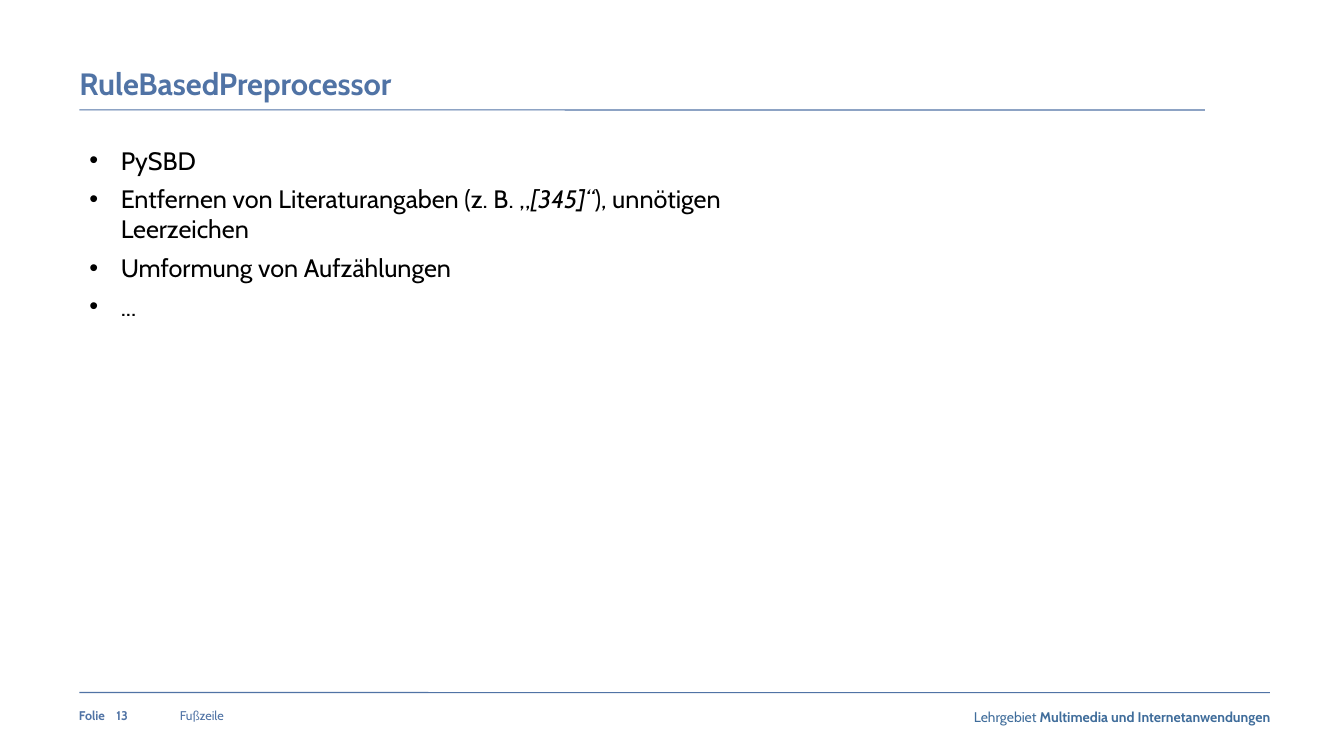
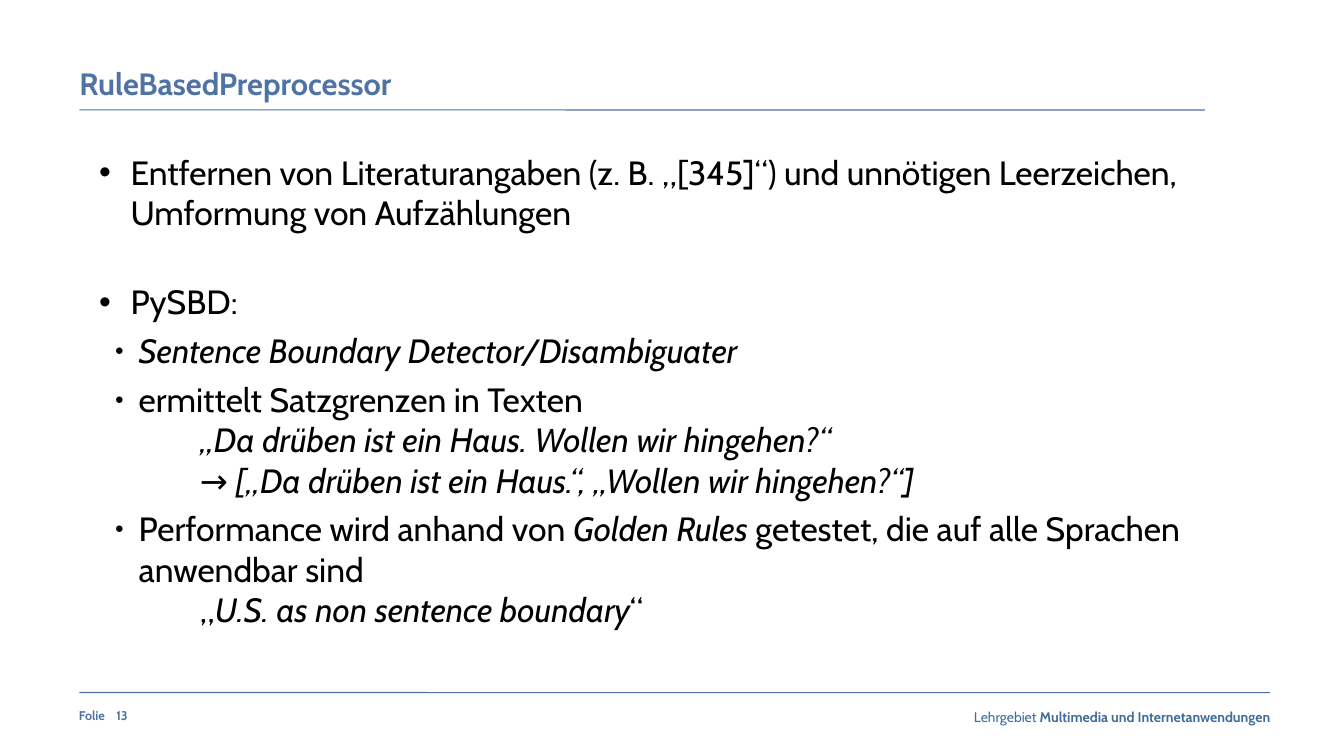
Before and after one commit to claraja/NLP_63458_WS22, a slide deck: slide 13 of Praesentation/Praesentation_Fachpraktikum_MedExtractor_Gruppe5.pptx. Drawn at 1344x756 pixels with LibreOffice and Linux fonts; fonts in the diff are those of the drawing; background and template pictures are left out. Boxes give left, top, right and bottom in pixels: in the first picture for what was removed or moved away, otherwise in the second. Text is boxed around its words. In the diff, an @@ line names an element or a change of style, - is before the commit and + after.

```diff
--- a/Praesentation/Praesentation_Fachpraktikum_MedExtractor_Gruppe5.pptx
+++ b/Praesentation/Praesentation_Fachpraktikum_MedExtractor_Gruppe5.pptx
@@ text removed at [121,152,720,283] @@
-• PySBD
-• Entfernen von Literaturangaben (z. B. „[345]“), unnötigen Leerzeichen
-• Umformung von Aufzählungen
-• ...
@@ text added at [131,159,1180,630], 24 pt, text #000000 @@
+• Entfernen von Literaturangaben (z. B. „[345]“) und unnötigen Leerzeichen, Umformung von Aufzählungen
+• PySBD:
+  ● Sentence Boundary Detector/Disambiguater
+  ● ermittelt Satzgrenzen in Texten
+    „Da drüben ist ein Haus. Wollen wir hingehen?“
+    → [„Da drüben ist ein Haus.“, „Wollen wir hingehen?“]
+  ● Performance wird anhand von Golden Rules getestet, die auf alle Sprachen anwendbar sind
+    „U.S. as non sentence boundary“
@@ text removed at [180,710,224,722] @@
-Fußzeile
```
Also in this commit, not shown: 23 other slides changed, 1 slide added, 1 slide removed.
